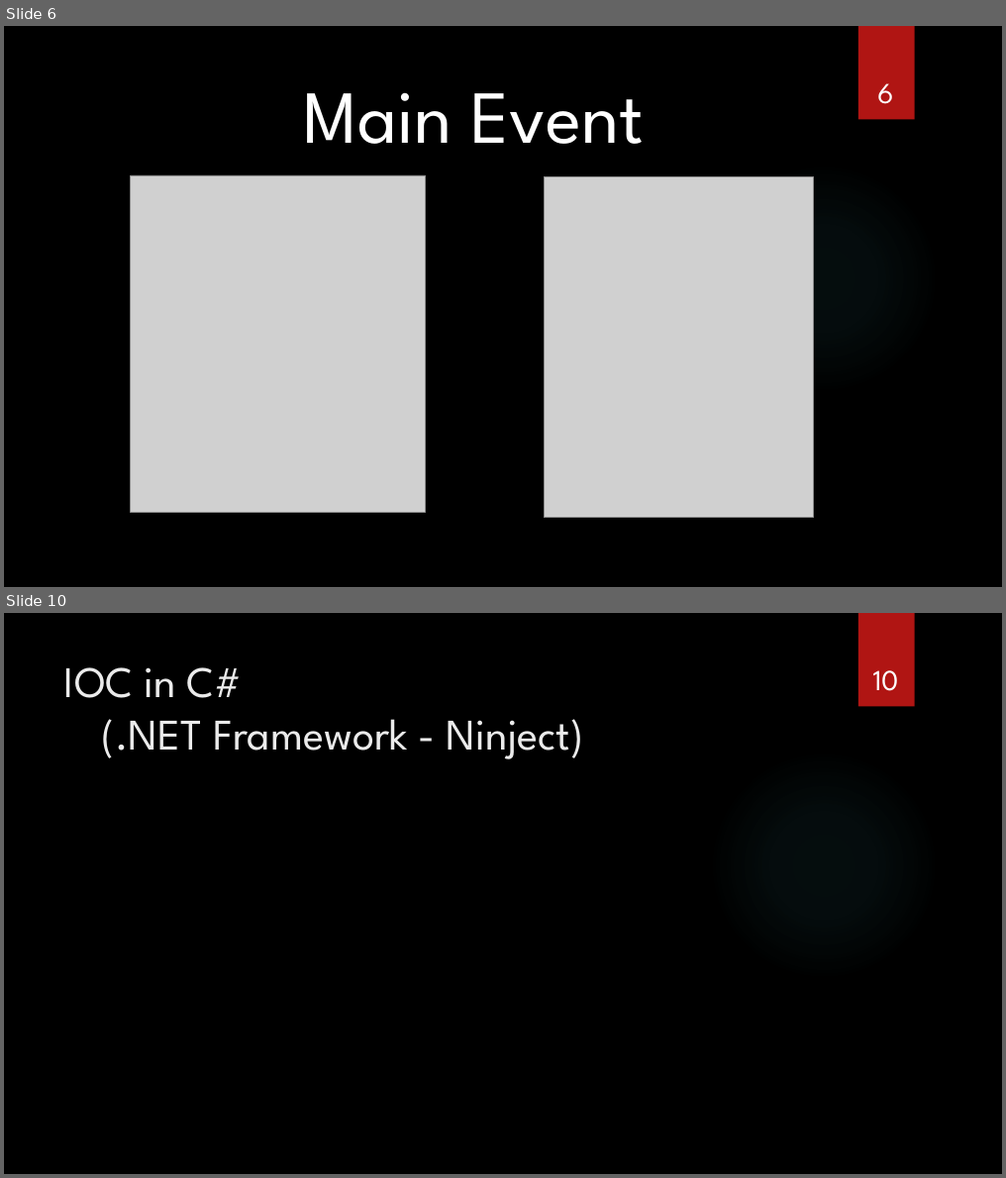
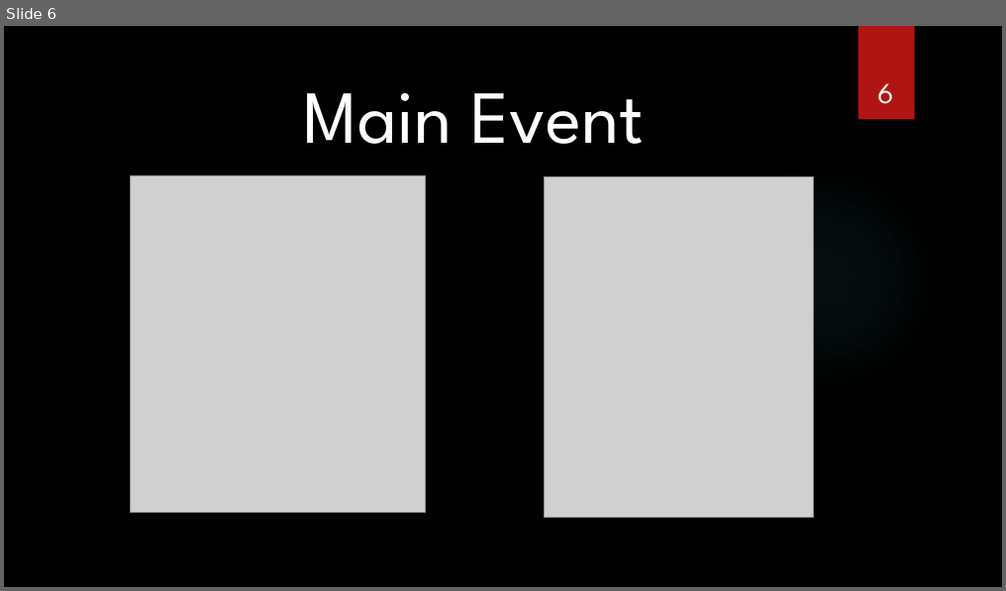
Before and after one commit to jbalman/SoftwareChange, a slide deck: Using DI and IOC - Mocking and Testing/Using DI and IOC - Mocking and Testing.pptx. Shown one above the other, each under a label of ours: slides 6 and 10 before the commit, slide 6 after it; the slides between them are not shown. The pictures are 1006x1178 and 1006x591 pixels, drawn with LibreOffice and Linux fonts; fonts in the diff are those of the drawing; grey boxes stand for pictures; background and template pictures are left out. Boxes give left, top, right and bottom in pixels: in the first picture for what was removed or moved away, otherwise in the second. Text is boxed around its words. In the diff, an @@ line names an element or a change of style, - is before the commit and + after.

```diff
--- a/Using DI and IOC - Mocking and Testing/Using DI and IOC - Mocking and Testing.pptx
+++ b/Using DI and IOC - Mocking and Testing/Using DI and IOC - Mocking and Testing.pptx
@@ slide 10 removed at [4,613,1002,1174], background picture (left out); not listed: 2 template elements that a slide beside it also shows @@
@@ title removed at [64,667,584,760] @@
-IOC in C#
-(.NET Framework - Ninject)
@@ page number removed at [873,670,899,691] @@
-10
```
Also in this commit, not shown: 5 slides changed, 11 slides added, 1 other slide removed.
